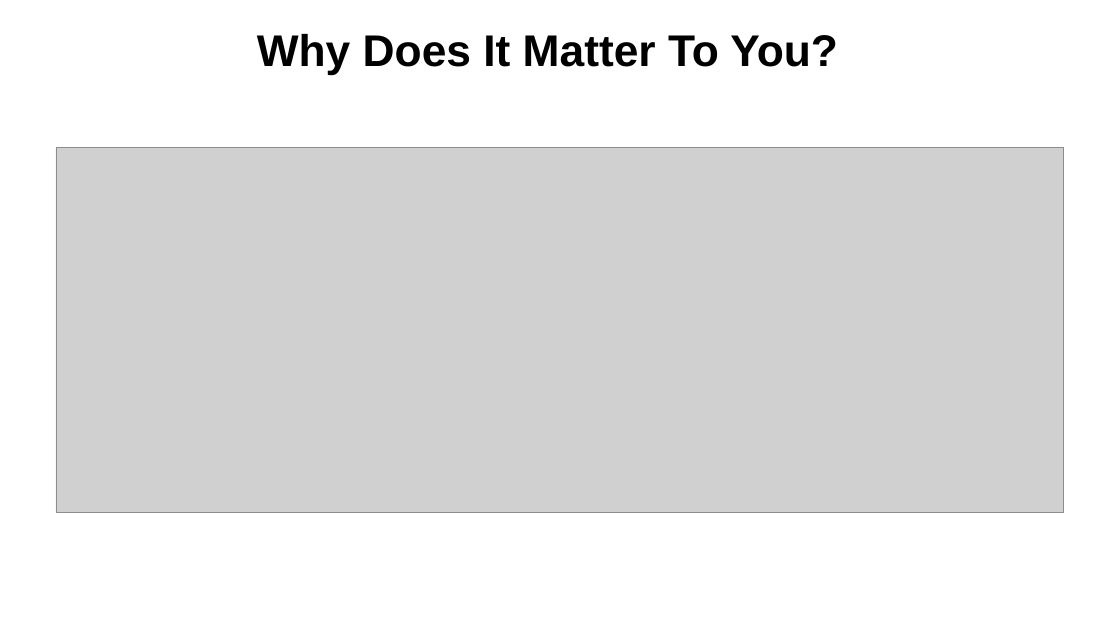
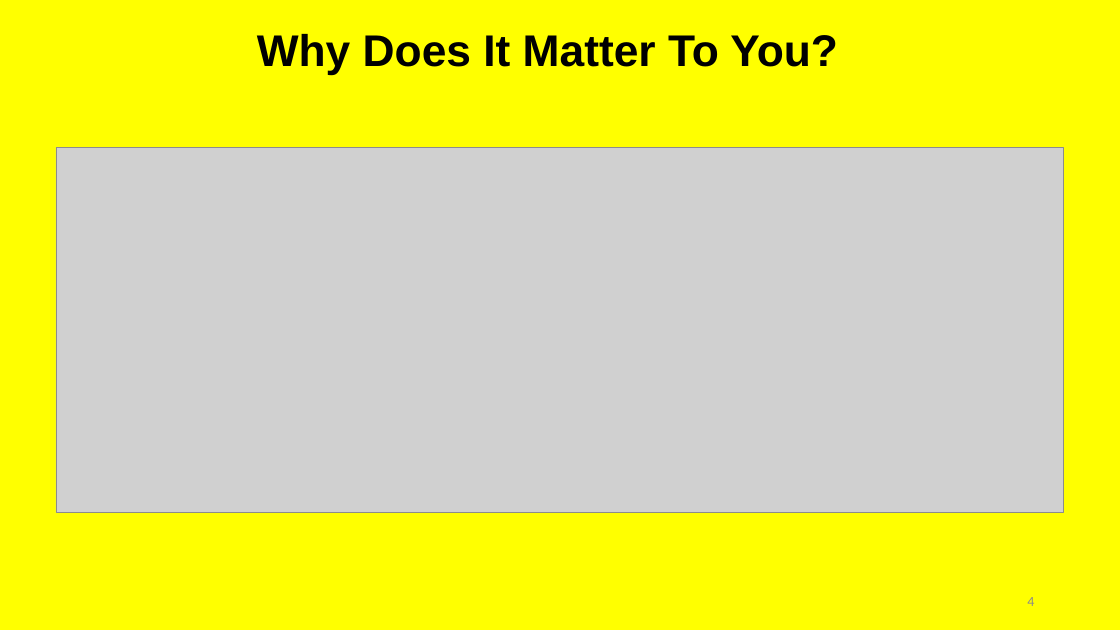
Before and after one commit to irregularchat/Counter_Malign_Information_Training, a slide deck: slide 4 of Counter_Malign_Information/4-Implement-For_Instructors/Lesson_Plans/Lesson_02-Identifying_AI_Content/Audio_Visual-Template/Lesson_Slide-LESSON_NAME.pptx (slide 3 before the commit). Drawn at 1120x630 pixels with LibreOffice and Linux fonts; fonts in the diff are those of the drawing; grey boxes stand for pictures; background and template pictures are left out. Boxes give left, top, right and bottom in pixels: in the first picture for what was removed or moved away, otherwise in the second. Text is boxed around its words. In the diff, an @@ line names an element or a change of style, - is before the commit and + after.

```diff
--- a/Counter_Malign_Information/4-Implement-For_Instructors/Lesson_Plans/Lesson_02-Identifying_AI_Content/Audio_Visual-Template/Lesson_Slide-LESSON_NAME.pptx
+++ b/Counter_Malign_Information/4-Implement-For_Instructors/Lesson_Plans/Lesson_02-Identifying_AI_Content/Audio_Visual-Template/Lesson_Slide-LESSON_NAME.pptx
@@ background #FFFFFF to #FFFF00 @@
@@ page number added at [1027,597,1034,606], 12 pt, text #8C8C8C @@
+4
```
Also in this commit, not shown: 1 other slide changed, 4 slides added, 1 slide removed, 25 other files.
